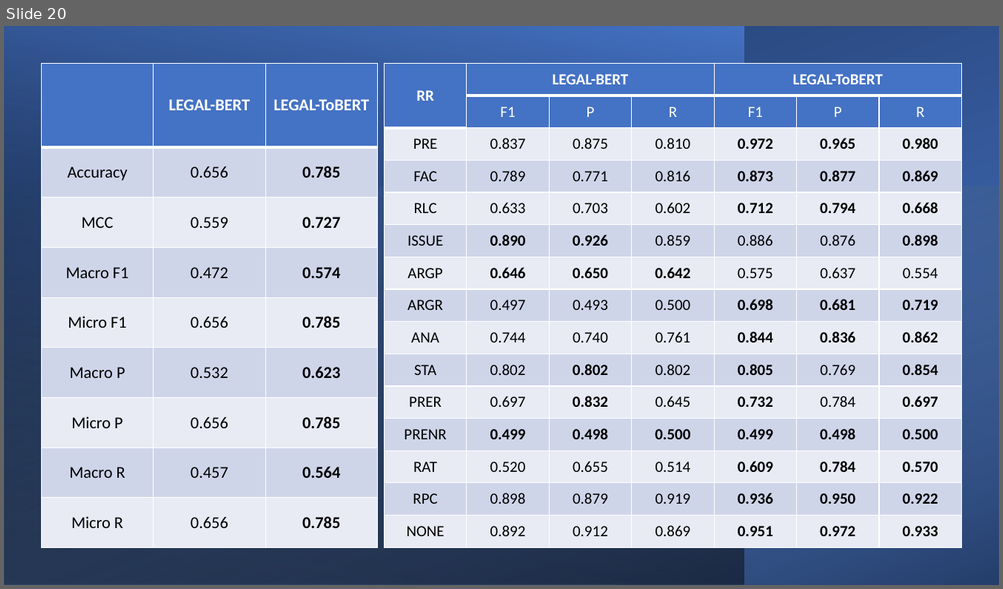
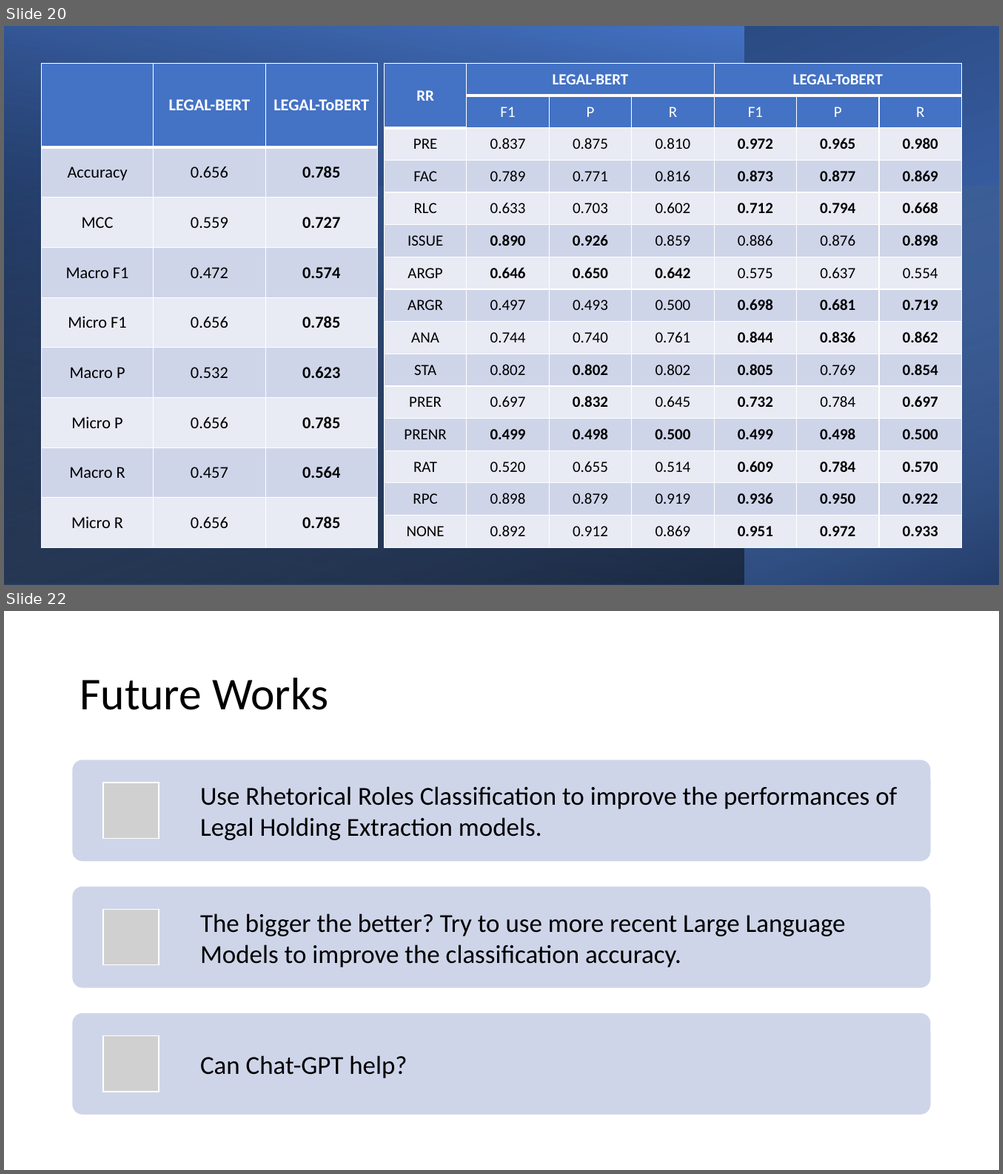
Before and after one commit to GM862001/RhetoricalRolesClassification, a slide deck: Automatic Rhetorical Roles Classification for Legal Documents using.pptx. Shown one above the other, each under a label of ours: slide 20 before the commit, slides 20 and 22 after it; the slides between them are not shown. The pictures are 1003x589 and 1003x1174 pixels, drawn with LibreOffice and Linux fonts; fonts in the diff are those of the drawing; grey boxes stand for pictures. Boxes give left, top, right and bottom in pixels: in the first picture for what was removed or moved away, otherwise in the second. Text is boxed around its words. In the diff, an @@ line names an element or a change of style, - is before the commit and + after.

Commit message:
update presentation

```diff
--- a/Automatic Rhetorical Roles Classification for Legal Documents using.pptx
+++ b/Automatic Rhetorical Roles Classification for Legal Documents using.pptx
@@ slide 22 added at [4,611,999,1170], background #FFFFFF @@
@@ title added at [79,678,329,710], 44 pt, text #000000 @@
+Future Works
@@ group added at [73,760,930,1116]: 3 rounded rectangles, 3 pictures, 3 texts @@
+Use Rhetorical Roles Classification to improve the performances of Legal Holding Extraction models.
+The bigger the better? Try to use more recent Large Language Models to improve the classification accuracy.
+Can Chat-GPT help?
```
